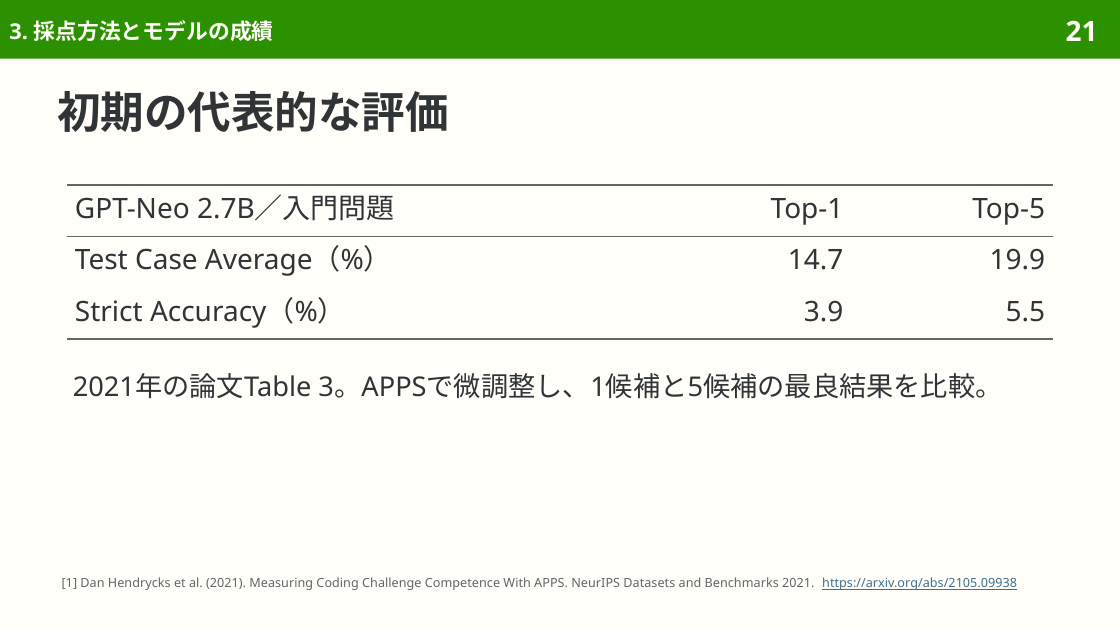
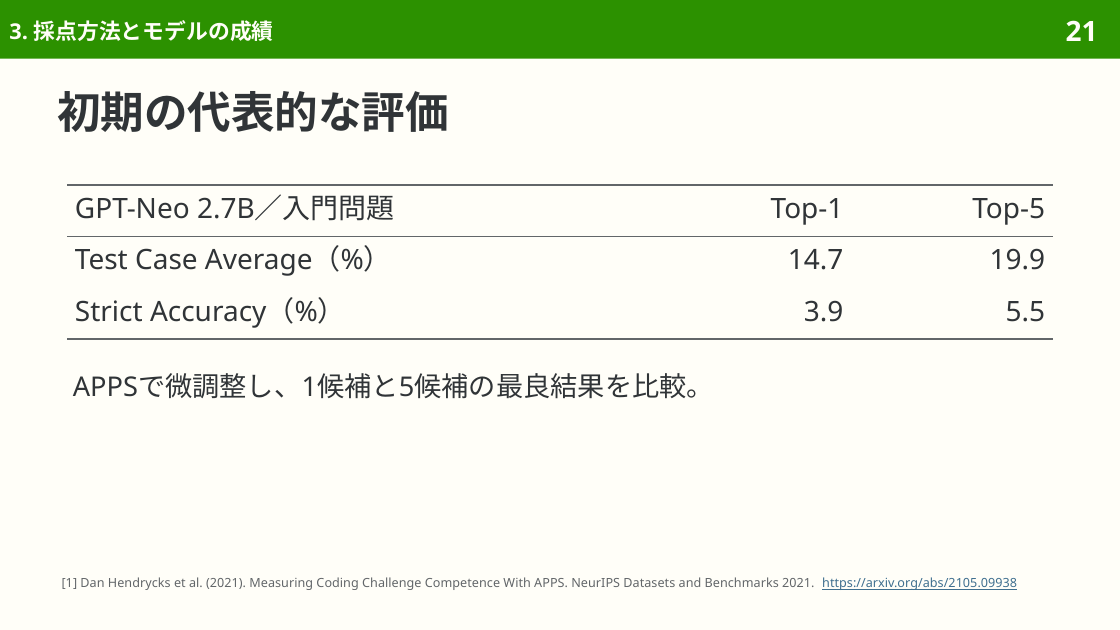
Before and after one commit to sasakiy84/datasets-in-10-minutes, a slide deck: slide 21 of slides/datasets-in-10-minutes-apps.pptx. Drawn at 1120x630 pixels with LibreOffice and Linux fonts; fonts in the diff are those of the drawing. Boxes give left, top, right and bottom in pixels: in the first picture for what was removed or moved away, otherwise in the second. Text is boxed around its words. In the diff, an @@ line names an element or a change of style, - is before the commit and + after.

Commit message:
slides(apps): simplify paper references

```diff
--- a/slides/datasets-in-10-minutes-apps.pptx
+++ b/slides/datasets-in-10-minutes-apps.pptx
@@ text at (73, 373, 714, 399): text changed @@
-2021年の論文Table 3。APPSで微調整し、1候補と5候補の最良結果を比較。
+APPSで微調整し、1候補と5候補の最良結果を比較。
```
Also in this commit, not shown: 8 other files.
